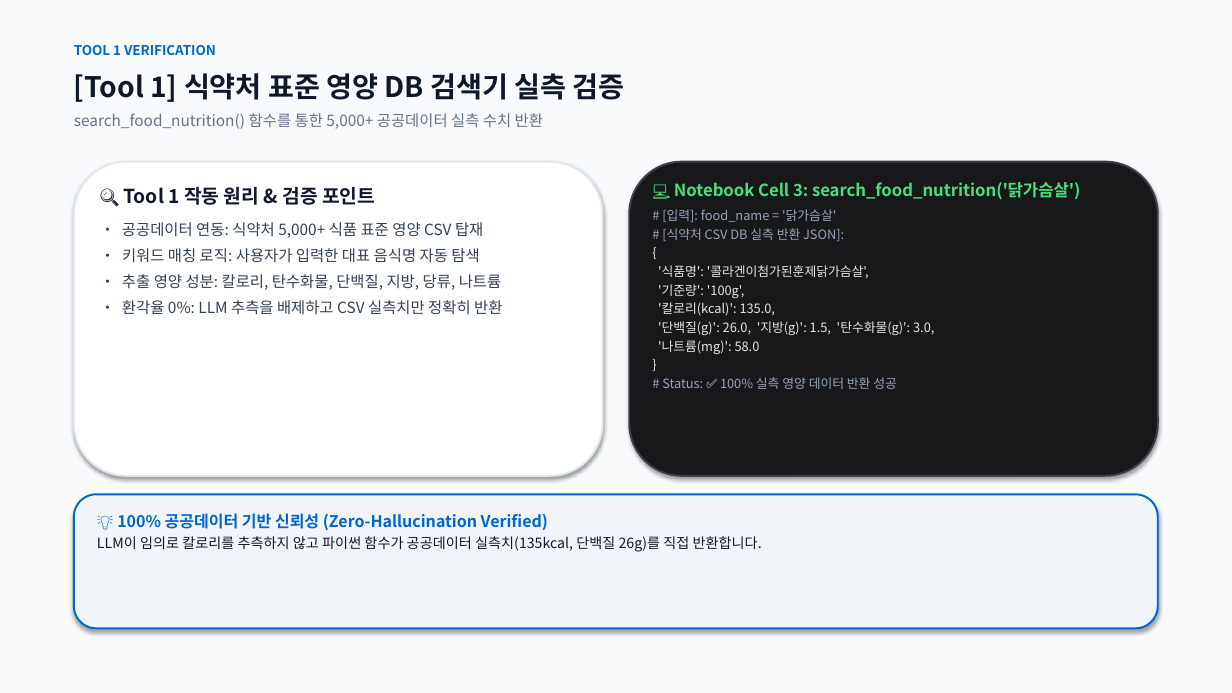
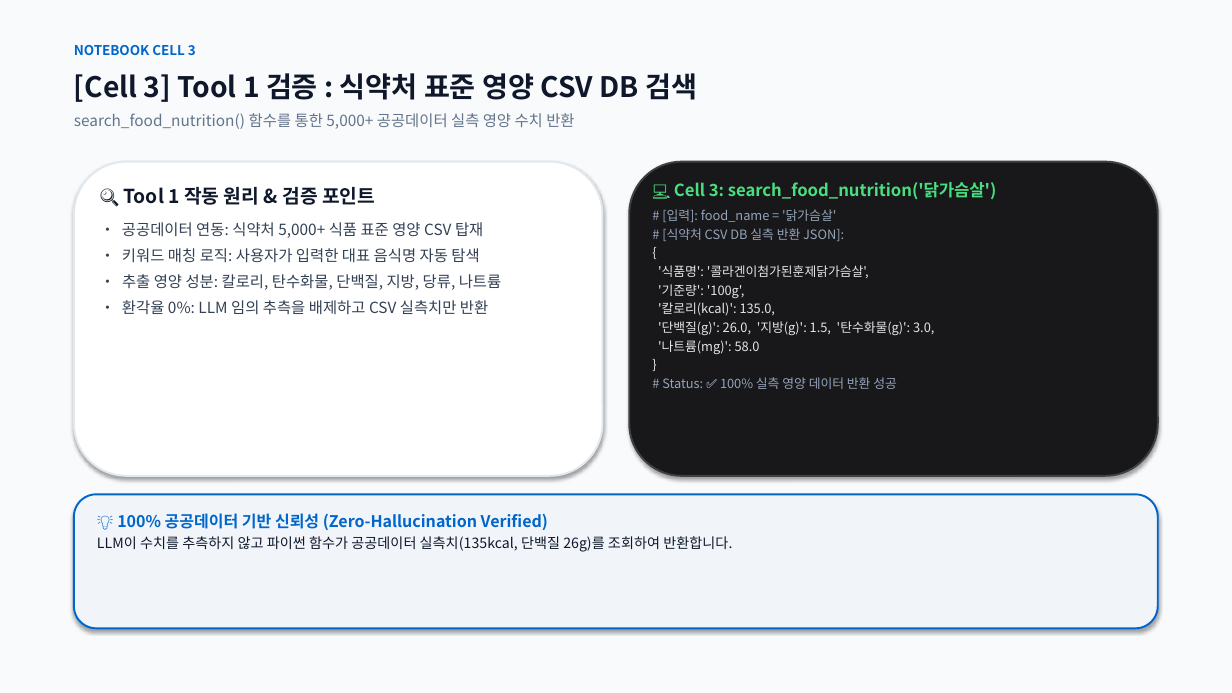
Before and after one commit to rye6837-web/impossible_to_get_lost_my_weight, a slide deck: slide 5 of AI_Diet_Coach_Presentation.pptx (slide 6 before the commit). Drawn at 1232x693 pixels with LibreOffice and Linux fonts; fonts in the diff are those of the drawing. Boxes give left, top, right and bottom in pixels: in the first picture for what was removed or moved away, otherwise in the second. Text is boxed around its words. In the diff, an @@ line names an element or a change of style, - is before the commit and + after.

Commit message:
docs: Streamline presentation to 14 slides (1-page MVP, notebook cell-by-cell verification, and comprehensive troubleshooting)

```diff
--- a/AI_Diet_Coach_Presentation.pptx
+++ b/AI_Diet_Coach_Presentation.pptx
@@ text at box(74, 45, 196, 55): text changed @@
-TOOL 1 VERIFICATION
+NOTEBOOK CELL 3
@@ text at box(74, 73, 697, 102): text changed @@
-[Tool 1] 식약처 표준 영양 DB 검색기 실측 검증
+[Cell 3] Tool 1 검증 : 식약처 표준 영양 CSV DB 검색
@@ text at box(74, 113, 574, 129): text changed @@
-search_food_nutrition() 함수를 통한 5,000+ 공공데이터 실측 수치 반환
+search_food_nutrition() 함수를 통한 5,000+ 공공데이터 실측 영양 수치 반환
@@ text at box(674, 182, 997, 199): text changed @@
-💻 Notebook Cell 3: search_food_nutrition('닭가슴살')
+💻 Cell 3: search_food_nutrition('닭가슴살')
@@ text at box(122, 300, 488, 315): text changed @@
-• 환각율 0%: LLM 추측을 배제하고 CSV 실측치만 정확히 반환
+• 환각율 0%: LLM 임의 추측을 배제하고 CSV 실측치만 반환
@@ text at box(97, 536, 732, 552): text changed @@
-LLM이 임의로 칼로리를 추측하지 않고 파이썬 함수가 공공데이터 실측치(135kcal, 단백질 26g)를 직접 반환합니다.
+LLM이 수치를 추측하지 않고 파이썬 함수가 공공데이터 실측치(135kcal, 단백질 26g)를 조회하여 반환합니다.
```
Also in this commit, not shown: 12 other slides changed, 1 slide added, 1 slide removed, 2 other files.
